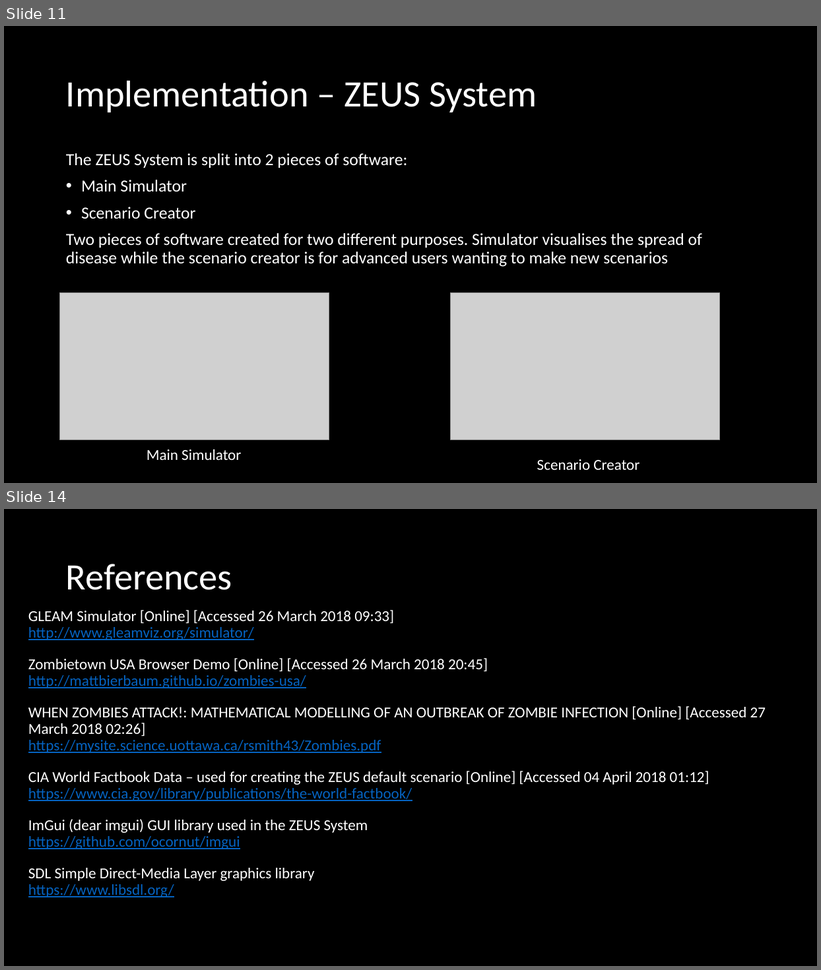
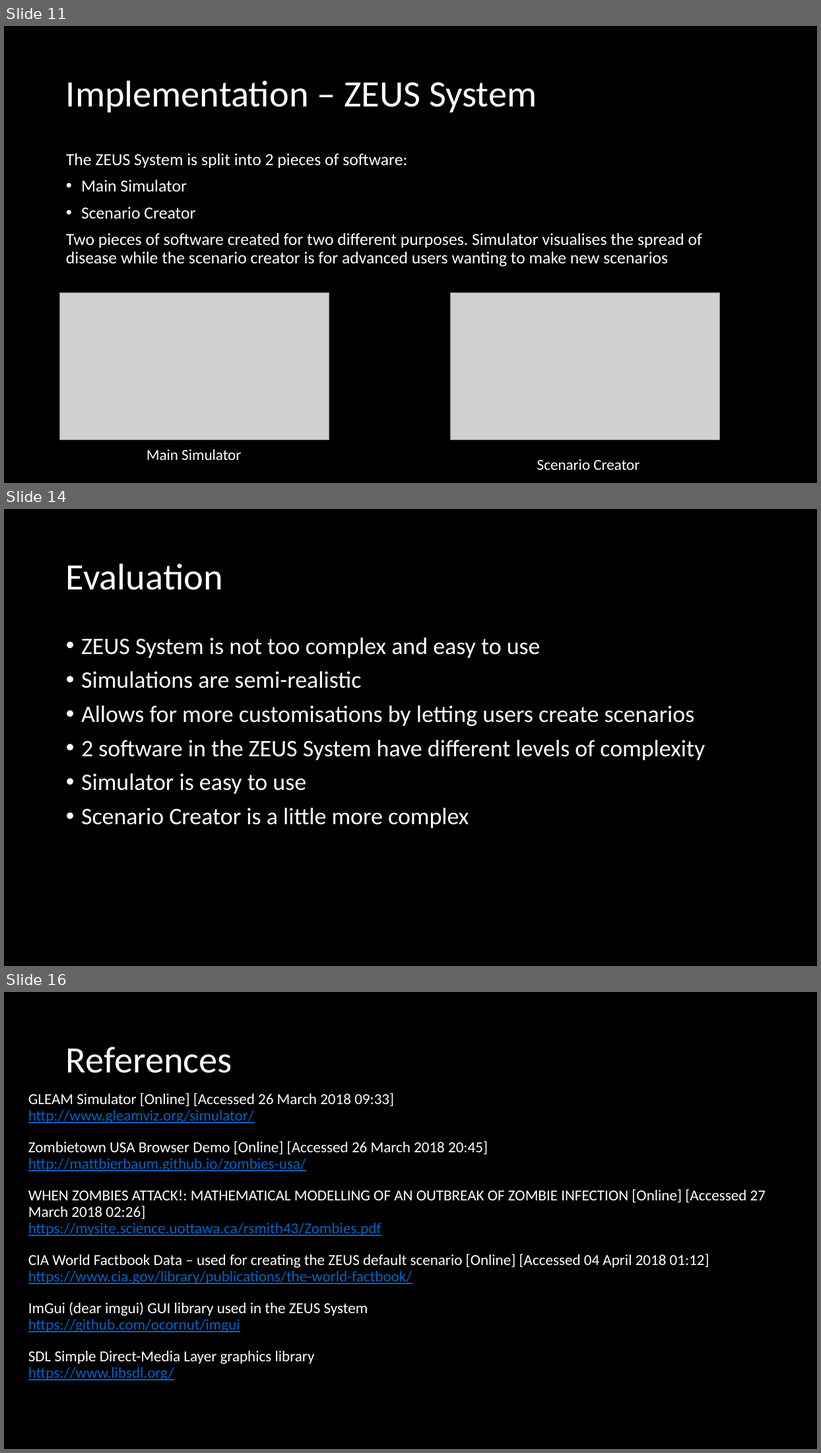
Before and after one commit to Czar-Ec/ZEUS, a slide deck: Documentation/ZEUS Presentation.pptx. Shown one above the other, each under a label of ours: slides 11 and 14 before the commit, slides 11, 14 and 16 after it; the slides between them are not shown. The pictures are 821x970 and 821x1453 pixels, drawn with LibreOffice and Linux fonts; fonts in the diff are those of the drawing; grey boxes stand for pictures; background and template pictures are left out. Boxes give left, top, right and bottom in pixels: in the first picture for what was removed or moved away, otherwise in the second. Text is boxed around its words. In the diff, an @@ line names an element or a change of style, - is before the commit and + after.

```diff
--- a/Documentation/ZEUS Presentation.pptx
+++ b/Documentation/ZEUS Presentation.pptx
@@ slide 14 added at (4, 509, 817, 966), background #000000 @@
@@ title added at (66, 563, 223, 590), 44 pt, text #FFFFFF @@
+Evaluation
@@ text added at (81, 638, 705, 828), 28 pt, text #FFFFFF @@
+• ZEUS System is not too complex and easy to use
+• Simulations are semi-realistic
+• Allows for more customisations by letting users create scenarios
+• 2 software in the ZEUS System have different levels of complexity
+• Simulator is easy to use
+• Scenario Creator is a little more complex
@@ what was slide 14 is now slide 16 @@
```
Also in this commit, not shown: 1 slide changed, 2 other slides added, 1 slide removed, 1 other file.
